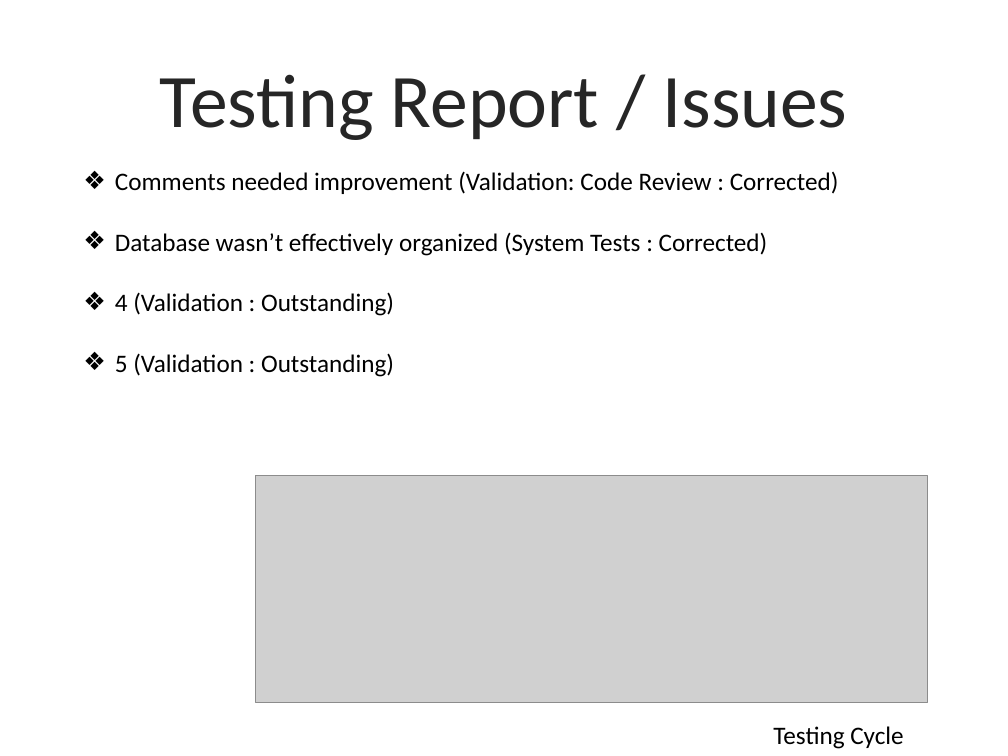
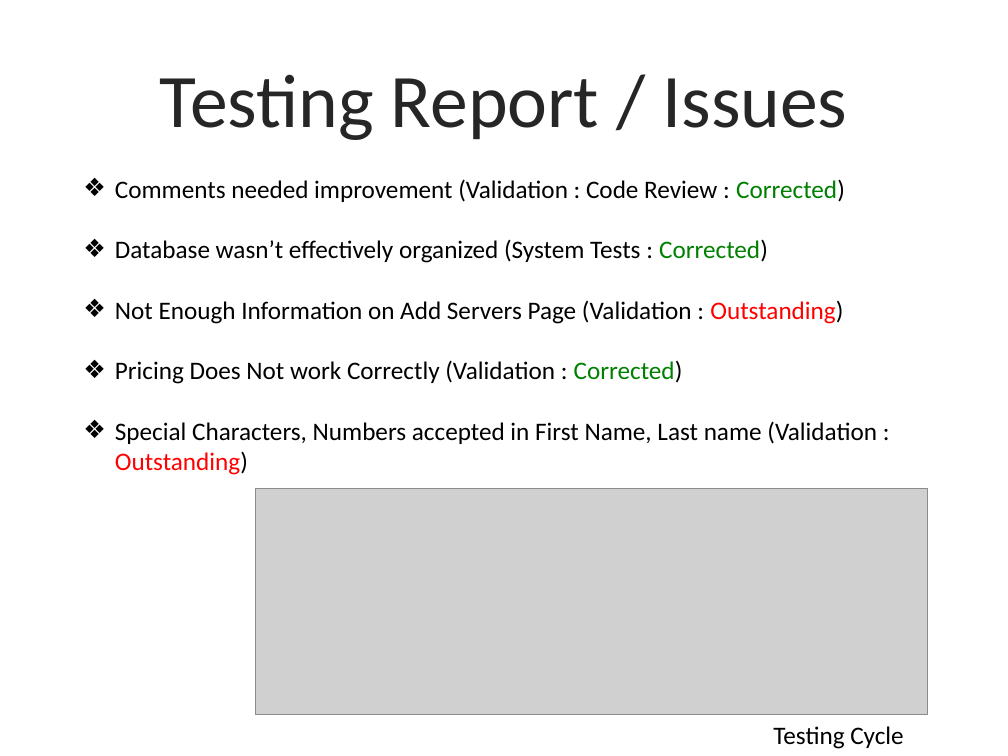
Before and after one commit to TaylorZaneKirk/Nimbus.io, a slide deck: slide 9 of Documentation/Presentation2.pptx (slide 8 before the commit). Drawn at 1008x756 pixels with LibreOffice and Linux fonts; fonts in the diff are those of the drawing; grey boxes stand for pictures; background and template pictures are left out. Boxes give left, top, right and bottom in pixels: in the first picture for what was removed or moved away, otherwise in the second. Text is boxed around its words. In the diff, an @@ line names an element or a change of style, - is before the commit and + after.

```diff
--- a/Documentation/Presentation2.pptx
+++ b/Documentation/Presentation2.pptx
@@ text "Comments needed improvement (Validation : ...": place and size @@
-text "Comments needed improvement (Validation : ..." at (115,171,839,377)
+text "Comments needed improvement (Validation : ..." at (115,179,877,475)
@@ text at (115,179,845,202): spaces changed @@
-❖ Comments needed improvement (Validation: Code Review : Corrected)
+❖ Comments needed improvement (Validation : Code Review : Corrected)
@@ text at (115,239,768,263): text colour #000000 to #008000 in "Corrected)" @@
@@ text at (115,301,877,475): text changed @@
-❖ 4 (Validation : Outstanding)
-❖ 5 (Validation : Outstanding)
+❖ Not Enough Information on Add Servers Page (Validation : Outstanding)
+❖ Pricing Does Not work Correctly (Validation : Corrected)
+❖ Special Characters, Numbers accepted in First Name, Last name (Validation : Outstanding)
@@ picture: place and size @@
-picture at (256,476,928,703)
+picture at (256,489,928,716)
```
Also in this commit, not shown: 6 other slides changed, 2 slides added, 6 other files.
